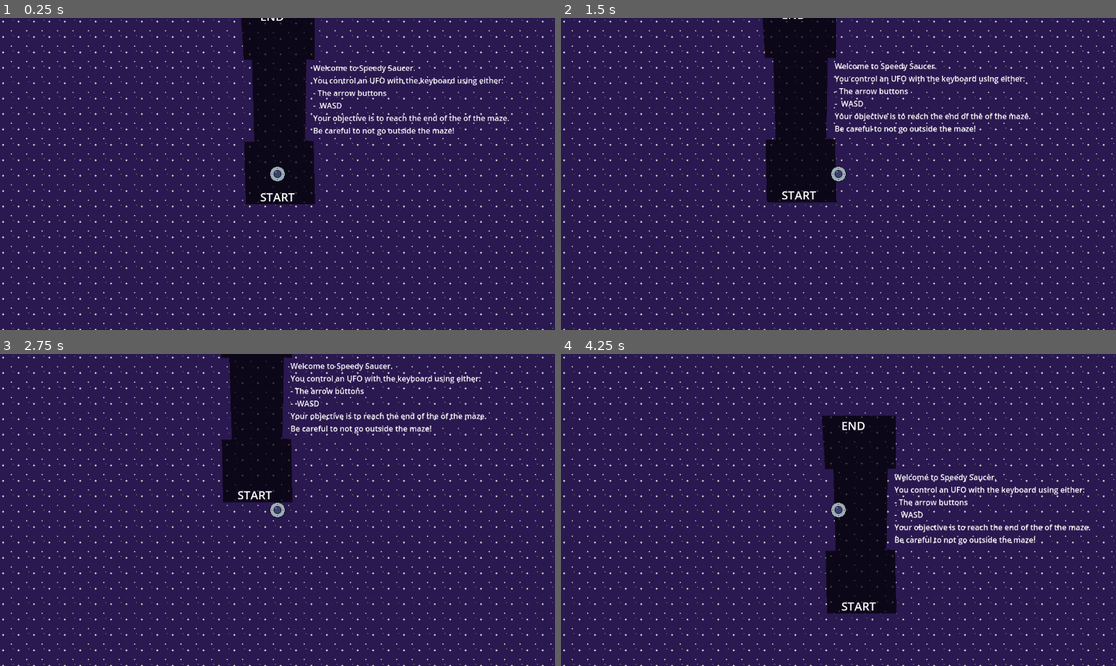
Above: before the commit, frames 1-4 (two rows, left to right).
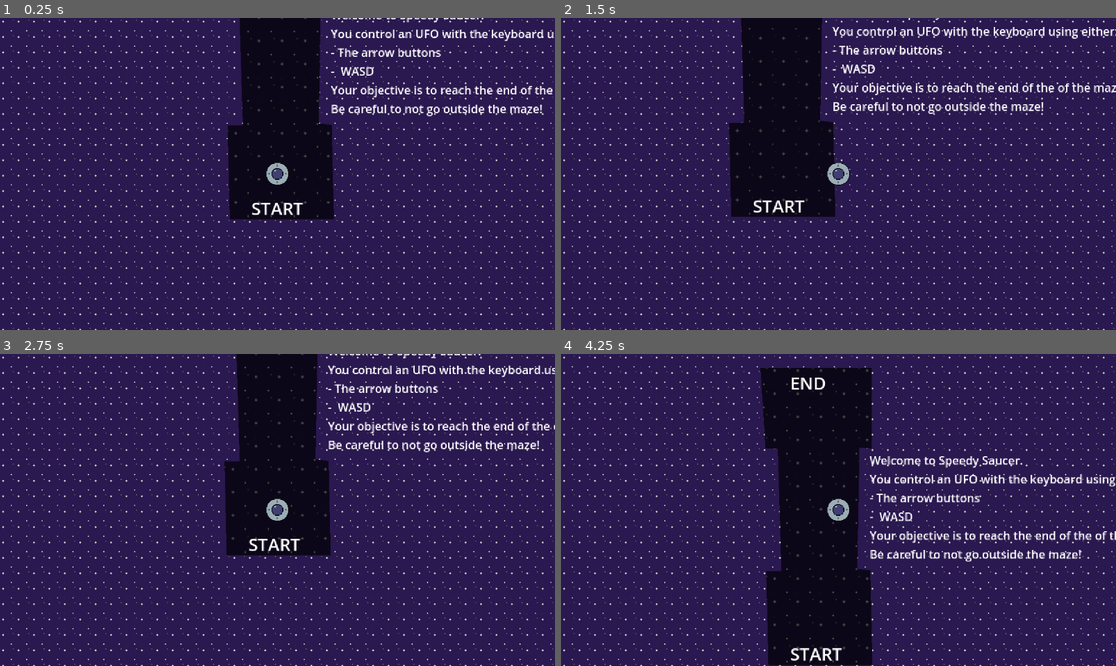
Above: after the commit, the same moments.

Repository: SimoneStarace/Space_Maze
Game: Godot game, scene res://scenes/levels/level_1.tscn
Same seed, same stepped clock (60 frames per second), same inputs: the game is played once before the commit and once after it.
Inputs:
- Up to frame 1 (0.25 s): no input
- Up to frame 2 (1.5 s): tap Enter at 0.5 s; hold Right (move_right) 0.53-1.28 s; hold Down (move_down) from 1.28 s (still down)
- Up to frame 3 (2.75 s): release Down (move_down) at 2.03 s; hold Right (move_right) from 2.03 s (still down)
- Up to frame 4 (4.25 s): release Right (move_right) at 2.78 s; hold Up (move_up) 2.78-3.53 s; hold Left (move_left) from 3.53 s (still down)

The runs differ from the first frame. In frame 1, 7.6% of the frame differs, in the area x 41-100%, y 0-65%; in frame 2, 9.1%; in frame 3, 10%; in frame 4, 20%, in the area x 35-100%, y 4-100%.

Commit message:
Changed camera and collision settings

Diff:
--- a/scenes/player.tscn
+++ b/scenes/player.tscn
@@ -4,19 +4,19 @@
 [ext_resource type="Texture2D" uid="uid://cqwbdlxbflajm" path="res://sprites/ufo.png" id="1_uie3g"]
 
 [sub_resource type="CircleShape2D" id="CircleShape2D_qj3j4"]
-radius = 16.0
+radius = 7.0
 
 [node name="Player" type="RigidBody2D"]
 z_index = 1
 script = ExtResource("1_ia8ib")
 metadata/_edit_group_ = true
 
-[node name="Sprite2D" type="Sprite2D" parent="."]
-z_index = 1
-texture = ExtResource("1_uie3g")
-
 [node name="CollisionShape2D" type="CollisionShape2D" parent="."]
 shape = SubResource("CircleShape2D_qj3j4")
 
+[node name="Sprite2D" type="Sprite2D" parent="."]
+texture = ExtResource("1_uie3g")
+
 [node name="Camera2D" type="Camera2D" parent="."]
+zoom = Vector2(1.5, 1.5)
 position_smoothing_speed = 10.0
